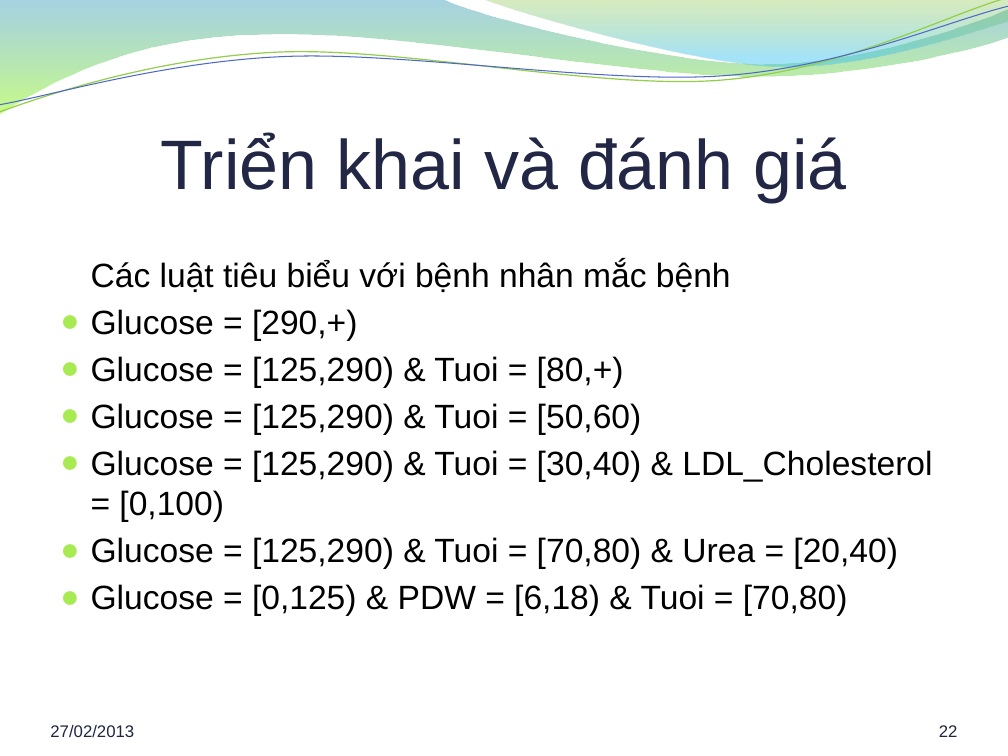
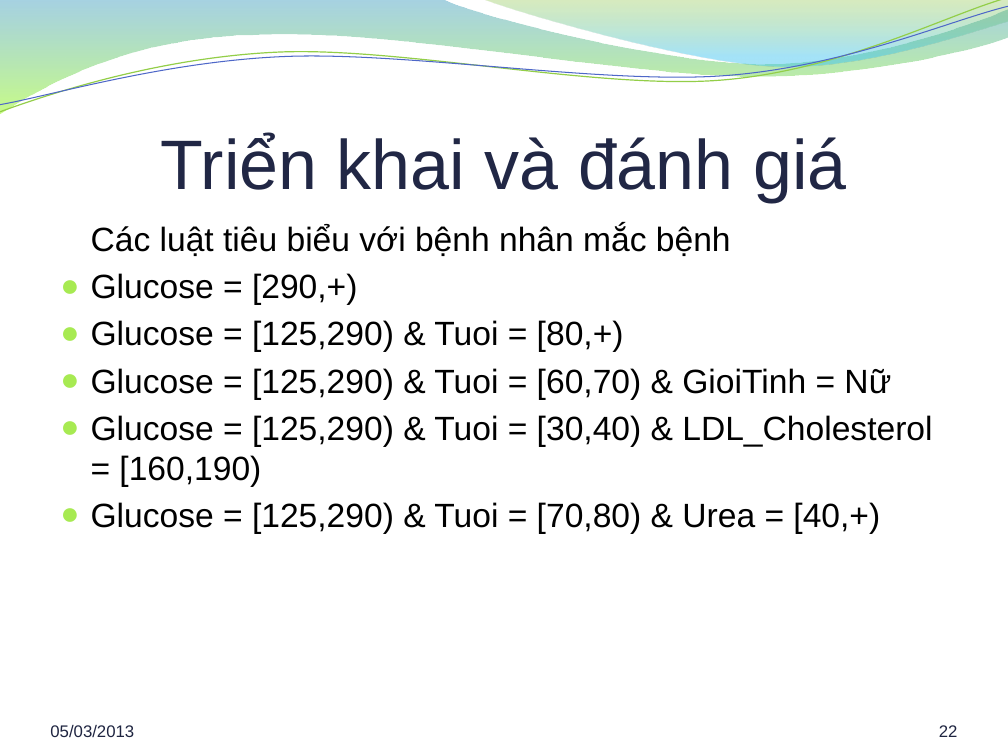
Before and after one commit to hung94it/benhvien, a slide deck: slide 22 of Diabetes/Documents/Report/Bao cao khoa luan.pptx. Drawn at 1008x756 pixels with LibreOffice and Linux fonts; fonts in the diff are those of the drawing; background and template pictures are left out. Boxes give left, top, right and bottom in pixels: in the first picture for what was removed or moved away, otherwise in the second. Text is boxed around its words. In the diff, an @@ line names an element or a change of style, - is before the commit and + after.

```diff
--- a/Diabetes/Documents/Report/Bao cao khoa luan.pptx
+++ b/Diabetes/Documents/Report/Bao cao khoa luan.pptx
@@ text "Các luật tiêu biểu với ..." at box(91, 225, 932, 534): vertical alignment middle to top @@
@@ text at box(91, 368, 932, 534): text changed @@
-● Glucose = [125,290) & Tuoi = [50,60)
-● Glucose = [125,290) & Tuoi = [30,40) & LDL_Cholesterol = [0,100)
-● Glucose = [125,290) & Tuoi = [70,80) & Urea = [20,40)
-● Glucose = [0,125) & PDW = [6,18) & Tuoi = [70,80)
+● Glucose = [125,290) & Tuoi = [60,70) & GioiTinh = Nữ
+● Glucose = [125,290) & Tuoi = [30,40) & LDL_Cholesterol = [160,190)
+● Glucose = [125,290) & Tuoi = [70,80) & Urea = [40,+)
@@ text at box(50, 725, 134, 737): text changed @@
-27/02/2013
+05/03/2013
```
Also in this commit, not shown: 28 other slides changed.
